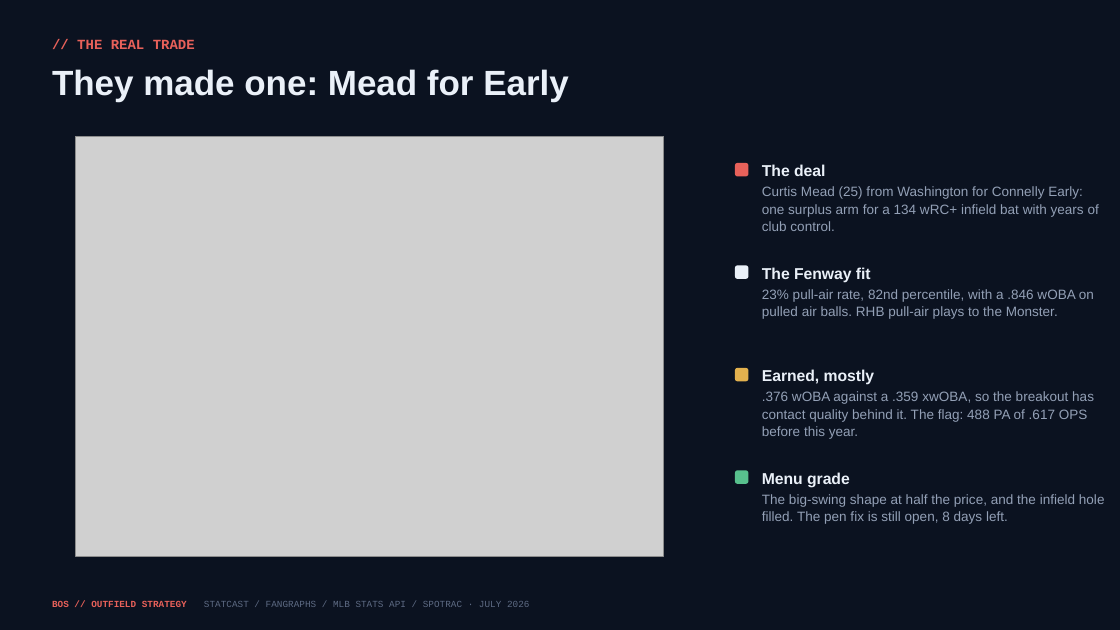
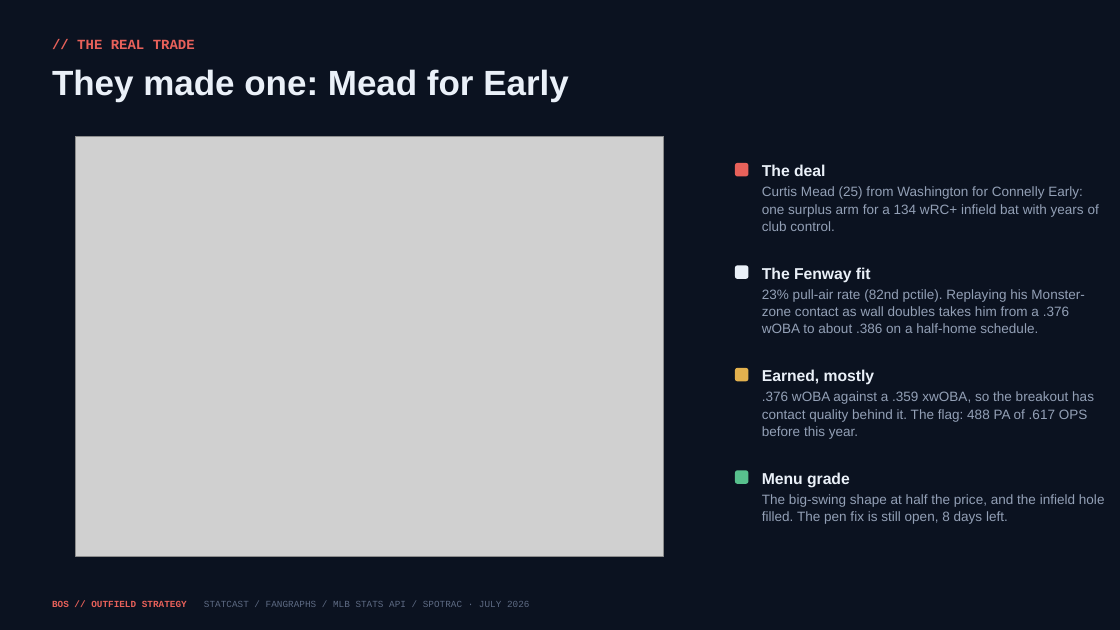
Before and after one commit to justinloo12/jarren-duran-outlier-analysis, a slide deck: slide 15 of outputs/Red_Sox_Trade_Deadline.pptx. Drawn at 1120x630 pixels with LibreOffice and Linux fonts; fonts in the diff are those of the drawing; grey boxes stand for pictures. Boxes give left, top, right and bottom in pixels: in the first picture for what was removed or moved away, otherwise in the second. Text is boxed around its words. In the diff, an @@ line names an element or a change of style, - is before the commit and + after.

```diff
--- a/outputs/Red_Sox_Trade_Deadline.pptx
+++ b/outputs/Red_Sox_Trade_Deadline.pptx
@@ text at (762,289,1084,333): text changed @@
-23% pull-air rate, 82nd percentile, with a .846 wOBA on pulled air balls. RHB pull-air plays to the Monster.
+23% pull-air rate (82nd pctile). Replaying his Monster-zone contact as wall doubles takes him from a .376 wOBA to about .386 on a half-home schedule.
```
Also in this commit, not shown: 1 other slide changed, 10 other files.
